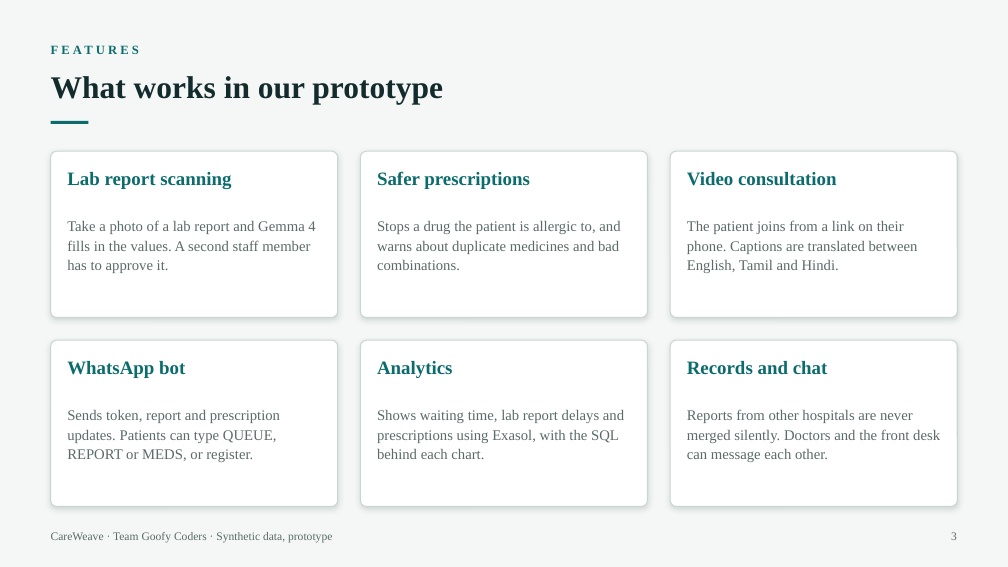
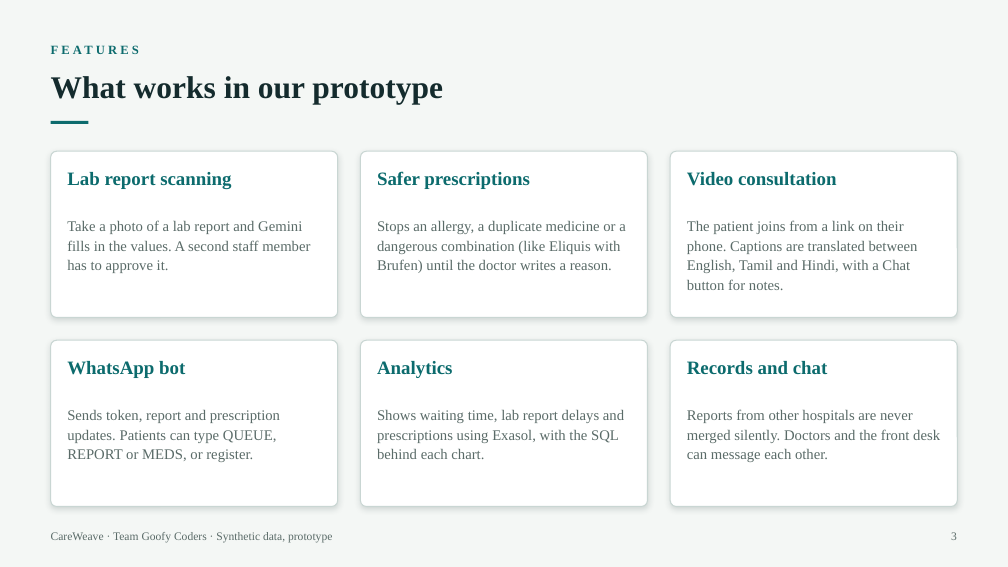
Before and after one commit to saiprashanth2410/Care-weave, a slide deck: slide 3 of CareWeave.pptx. Drawn at 1008x567 pixels with LibreOffice and Linux fonts; fonts in the diff are those of the drawing. Boxes give left, top, right and bottom in pixels: in the first picture for what was removed or moved away, otherwise in the second. Text is boxed around its words. In the diff, an @@ line names an element or a change of style, - is before the commit and + after.

Commit message:
pptx

```diff
--- a/CareWeave.pptx
+++ b/CareWeave.pptx
@@ text at bbox=[67, 220, 310, 273]: text changed @@
-Take a photo of a lab report and Gemma 4 fills in the values. A second staff member has to approve it.
+Take a photo of a lab report and Gemini fills in the values. A second staff member has to approve it.
@@ text at bbox=[377, 221, 626, 273]: text changed @@
-Stops a drug the patient is allergic to, and warns about duplicate medicines and bad combinations.
+Stops an allergy, a duplicate medicine or a dangerous combination (like Eliquis with Brufen) until the doctor writes a reason.
@@ text at bbox=[687, 220, 918, 290]: text changed @@
-The patient joins from a link on their phone. Captions are translated between English, Tamil and Hindi.
+The patient joins from a link on their phone. Captions are translated between English, Tamil and Hindi, with a Chat button for notes.
```
Also in this commit, not shown: 2 other slides changed.
